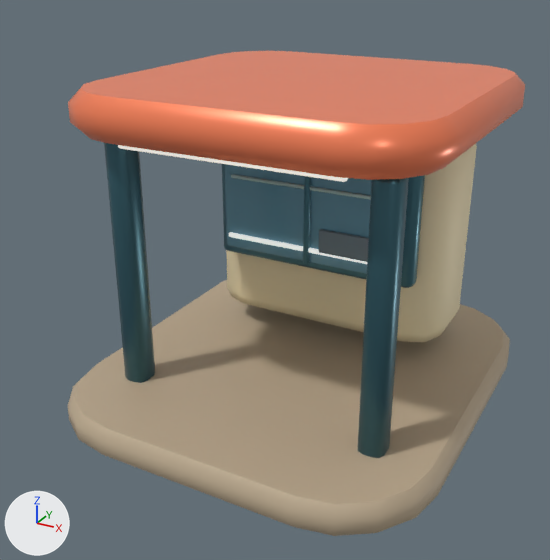
Two versions of the glTF model assets/models/regions/ocean_restaurant_2.glb, one commit apart.
Camera for both pictures: a camera (50 mm lens) standing at (7.2, -4.16, 3.13) and looking at (4.76, 0.27, 0.91). Lighting does not change. The marker at lower left points along +X, +Y and +Z. The older version comes first. Vertices at exactly the same position are counted once.

Script lines for the objects in view, before the commit:
```python
me_restaurant2 = bpy.data.meshes.new('Restaurant2')
me_restaurant2.from_pydata(...)  # 880 vertices, 1712 faces; spans x 3.54..6.26, y -1.08..2.04, z 0.0..2.32
# faces by material slot: [436, 560, 156, 280, 280]
me_restaurant2.materials.append(mat_ceramic)
me_restaurant2.materials.append(mat_metal)
me_restaurant2.materials.append(mat_paint)
me_restaurant2.materials.append(mat_tint)
me_restaurant2.materials.append(mat_light)
ob_restaurant2 = bpy.data.objects.new('Restaurant2', me_restaurant2)
ob_restaurant2.location = (0.0, 0.0, 0.0)
```
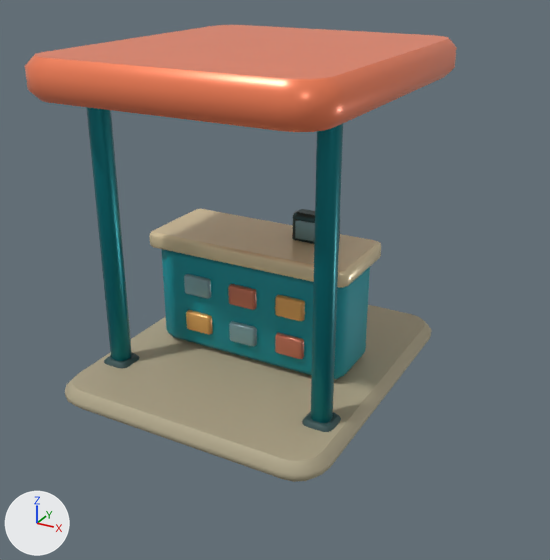
Location of each change, (x1, y1, x2, y2) in pixels of the pictures (550 x 560 px; the box of a moved part takes in the faces that stretch with it):
```json
{"object": "Restaurant2", "change": "reshaped", "before": [68, 51, 525, 536], "after": [25, 25, 457, 482]}
{"part": 1, "of": "me_restaurant2", "change": "moved or reshaped", "before": [303, 176, 311, 264], "after": [87, 107, 132, 361]}
{"part": 2, "of": "me_restaurant2", "change": "moved or reshaped", "before": [226, 144, 477, 342], "after": [292, 209, 340, 244]}
{"part": 3, "of": "me_restaurant2", "change": "moved or reshaped", "before": [222, 164, 425, 288], "after": [186, 310, 213, 335]}
{"part": 4, "of": "me_restaurant2", "change": "moved or reshaped", "before": [319, 229, 369, 262], "after": [295, 220, 315, 242]}
{"part": 5, "of": "me_restaurant2", "change": "rebuilt", "before": [68, 280, 510, 536], "after": [65, 305, 431, 482]}
{"part": 6, "of": "me_restaurant2", "change": "rebuilt", "before": [68, 51, 525, 180], "after": [25, 25, 457, 132], "on screen": "17% shorter"}
{"part": 7, "of": "me_restaurant2", "change": "deleted", "before": [104, 143, 409, 458], "on screen": "cyan"}
{"part": 8, "of": "me_restaurant2", "change": "added", "after": [149, 124, 381, 432]}
{"part": 9, "of": "me_restaurant2", "change": "added", "after": [104, 353, 139, 368]}
```

Scene script edits in JSON lines:
```json
{"block": "me_restaurant2", "where": "# used by ob_restaurant2; location = (0.0, 0.0, 0.0)"}
{"op": "remove", "block": "me_restaurant2", "code": "me_restaurant2.from_pydata(...)  # 880 vertices, 1712 faces; spans x 3.54..6.26, y -1.08..2.04, z 0.0..2.32"}
{"op": "add", "block": "me_restaurant2", "code": "me_restaurant2.from_pydata(...)  # 1232 vertices, 2392 faces; spans x 3.42..5.58, y -0.73..1.75, z 0.0..2.51"}
{"block": "me_restaurant2", "change": "me_restaurant2 part 1: the loose piece of 72 vertices spanning x 4.88..4.92, y 0.47..0.51, z 0.99..1.72 is scaled about its middle by (3.11, 3.11, 3.25), then moved by (-1.26, -0.66, -0.16)"}
{"block": "me_restaurant2", "change": "me_restaurant2 part 2: the loose piece of 72 vertices spanning x 3.95..5.85, y 0.69..1.59, z 0.35..1.92 is scaled about its middle by (0.186, 0.165, 0.165), then moved by (-0.02, -0.46, 0.04), in mat_metal"}
{"block": "me_restaurant2", "change": "me_restaurant2 part 3: the loose piece of 72 vertices spanning x 4.11..5.68, y 0.56..0.73, z 0.9..1.79 is scaled about its middle by (0.133, 0.473, 0.169), then moved by (-0.8, -0.4, -0.93), in mat_paint"}
{"block": "me_restaurant2", "change": "me_restaurant2 part 4: the loose piece of 72 vertices spanning x 5.0..5.4, y 0.48..0.51, z 1.09..1.27 is scaled about its middle by (0.627, 0.667, 0.805), then moved by (-0.31, 0.09, 0.02), in mat_tint"}
{"block": "me_restaurant2", "change": "me_restaurant2 part 5: the loose piece of 80 vertices spanning x 3.54..6.26, y -1.08..2.04, z 0.0..0.22 is rebuilt with 80 vertices and now spans x 3.42..5.58, y -0.73..1.75, z 0.0..0.16"}
{"block": "me_restaurant2", "change": "me_restaurant2 part 6: the loose piece of 80 vertices spanning x 3.64..6.16, y -0.77..1.73, z 2.04..2.32 is rebuilt with 80 vertices and now spans x 3.42..5.58, y -0.73..1.75, z 2.23..2.51"}
{"block": "me_restaurant2", "change": "me_restaurant2 part 7: 6 loose pieces with 432 vertices, spanning x 3.89..5.91, y -0.61..0.58, z 0.03..2.05, are deleted"}
{"block": "me_restaurant2", "change": "me_restaurant2 part 8: 656 vertices added at x 3.66..5.48, y -0.29..0.92, z 0.0..2.37"}
{"block": "me_restaurant2", "change": "me_restaurant2 part 9: 80 vertices added at x 3.52..3.75, y -0.29..-0.05, z 0.01..0.19"}
{"block": "me_restaurant2", "change": "other edits to the shape of me_restaurant2 do not show in these pictures"}
```
